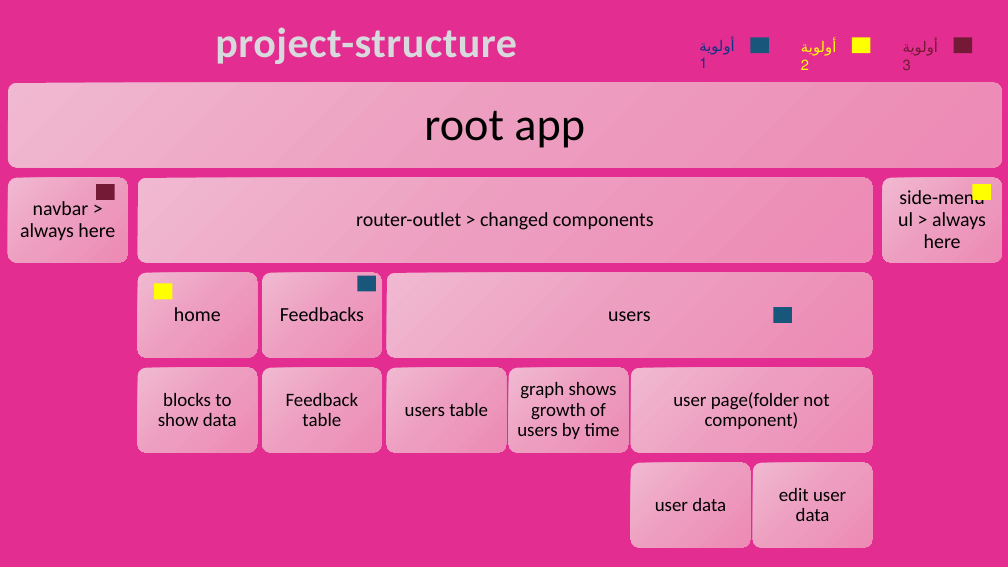
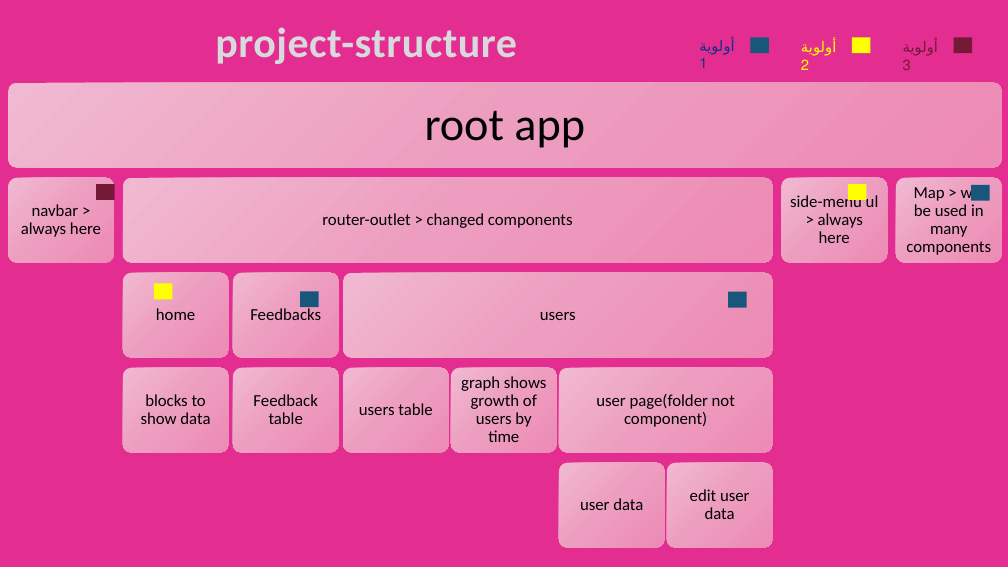
Before and after one commit to Taxi-ai/Barq-Dashboard, a slide deck: slide 1 of project-structure.pptx. Drawn at 1008x567 pixels with LibreOffice and Linux fonts; fonts in the diff are those of the drawing. Boxes give left, top, right and bottom in pixels: in the first picture for what was removed or moved away, otherwise in the second. Text is boxed around its words. In the diff, an @@ line names an element or a change of style, - is before the commit and + after.

```diff
--- a/project-structure.pptx
+++ b/project-structure.pptx
@@ rounded rectangle: place and size @@
-rounded rectangle at <box>8,178,128,262</box>
+rounded rectangle at <box>8,178,114,262</box>
@@ rounded rectangle: place and size @@
-rounded rectangle at <box>138,178,873,262</box>
+rounded rectangle at <box>123,178,772,262</box>
@@ rounded rectangle added at <box>782,178,888,262</box>, fill gradient #F2BBD1 to #EE9EBF to #ED8BB5 @@
@@ rounded rectangle: place and size @@
-rounded rectangle at <box>882,178,1002,262</box>
+rounded rectangle at <box>896,178,1002,262</box>
@@ text "router-outlet > changed components": place and size @@
-text "router-outlet > changed components" at <box>356,212,654,230</box>
+text "router-outlet > changed components" at <box>322,213,573,228</box>
@@ size 19 to 16 pt; less space between paragraphs in 6 elements at <box>21,204,101,237</box>, <box>322,213,573,228</box>, <box>156,308,195,320</box>, <box>250,308,321,320</box>, <box>540,312,576,320</box>, <box>790,193,879,243</box> @@
@@ text "side-menu ul > always here": place and size @@
-text "side-menu ul > always here" at <box>898,188,986,248</box>
+text "side-menu ul > always here" at <box>790,193,879,243</box>
@@ rectangle: place and size @@
-rectangle at <box>972,184,991,200</box>
+rectangle at <box>848,184,867,200</box>
@@ text added at <box>906,184,991,255</box>, 16 pt, text #000000 @@
+Map > will be used in many components
@@ rectangle added at <box>971,185,990,200</box>, fill #19567C @@
@@ rounded rectangle: place and size @@
-rounded rectangle at <box>138,273,257,358</box>
+rounded rectangle at <box>123,273,228,358</box>
@@ text "home": place and size @@
-text "home" at <box>174,307,221,321</box>
+text "home" at <box>156,308,195,320</box>
@@ rounded rectangle: place and size @@
-rounded rectangle at <box>262,273,382,358</box>
+rounded rectangle at <box>233,273,339,358</box>
@@ text "Feedbacks": place and size @@
-text "Feedbacks" at <box>280,307,364,321</box>
+text "Feedbacks" at <box>250,308,321,320</box>
@@ rectangle: place and size @@
-rectangle at <box>358,276,377,292</box>
+rectangle at <box>300,291,319,307</box>
@@ rounded rectangle: place and size @@
-rounded rectangle at <box>386,273,872,358</box>
+rounded rectangle at <box>343,273,773,358</box>
@@ text "users": place and size @@
-text "users" at <box>608,311,651,321</box>
+text "users" at <box>540,312,576,320</box>
@@ rectangle: place and size @@
-rectangle at <box>774,307,792,323</box>
+rectangle at <box>728,292,747,308</box>
@@ rounded rectangle: place and size @@
-rounded rectangle at <box>138,368,257,452</box>
+rounded rectangle at <box>123,368,228,452</box>
@@ text "blocks to show data": place and size @@
-text "blocks to show data" at <box>158,393,237,426</box>
+text "blocks to show data" at <box>141,394,210,424</box>
@@ rounded rectangle: place and size @@
-rounded rectangle at <box>262,368,382,452</box>
+rounded rectangle at <box>233,368,339,452</box>
@@ text "Feedback table": place and size @@
-text "Feedback table" at <box>286,393,359,426</box>
+text "Feedback table" at <box>253,394,317,424</box>
@@ rounded rectangle: place and size @@
-rounded rectangle at <box>386,368,506,452</box>
+rounded rectangle at <box>343,368,449,452</box>
@@ text "users table": place and size @@
-text "users table" at <box>405,403,488,416</box>
+text "users table" at <box>359,403,432,415</box>
@@ rounded rectangle: place and size @@
-rounded rectangle at <box>509,368,628,452</box>
+rounded rectangle at <box>451,368,557,452</box>
@@ text "graph shows growth of users ...": place and size @@
-text "graph shows growth of users ..." at <box>517,382,620,439</box>
+text "graph shows growth of users ..." at <box>461,376,546,442</box>
@@ rounded rectangle: place and size @@
-rounded rectangle at <box>631,368,873,452</box>
+rounded rectangle at <box>559,368,773,452</box>
@@ text "user page(folder not component)": place and size @@
-text "user page(folder not component)" at <box>673,392,829,429</box>
+text "user page(folder not component)" at <box>596,394,735,427</box>
@@ rounded rectangle: place and size @@
-rounded rectangle at <box>753,463,873,547</box>
+rounded rectangle at <box>559,463,665,547</box>
@@ text "user data": place and size @@
-text "user data" at <box>655,498,726,511</box>
+text "user data" at <box>580,498,643,510</box>
@@ rounded rectangle: place and size @@
-rounded rectangle at <box>631,463,750,547</box>
+rounded rectangle at <box>667,463,773,547</box>
@@ size 18 to 16 pt in 7 elements at <box>141,394,210,424</box>, <box>253,394,317,424</box>, <box>359,403,432,415</box>, <box>461,376,546,442</box>, <box>580,498,643,510</box>, <box>596,394,735,427</box>, <box>690,489,750,519</box> @@
@@ text "edit user data": place and size @@
-text "edit user data" at <box>779,488,846,521</box>
+text "edit user data" at <box>690,489,750,519</box>
```
Also in this commit, not shown: 13 other files.
